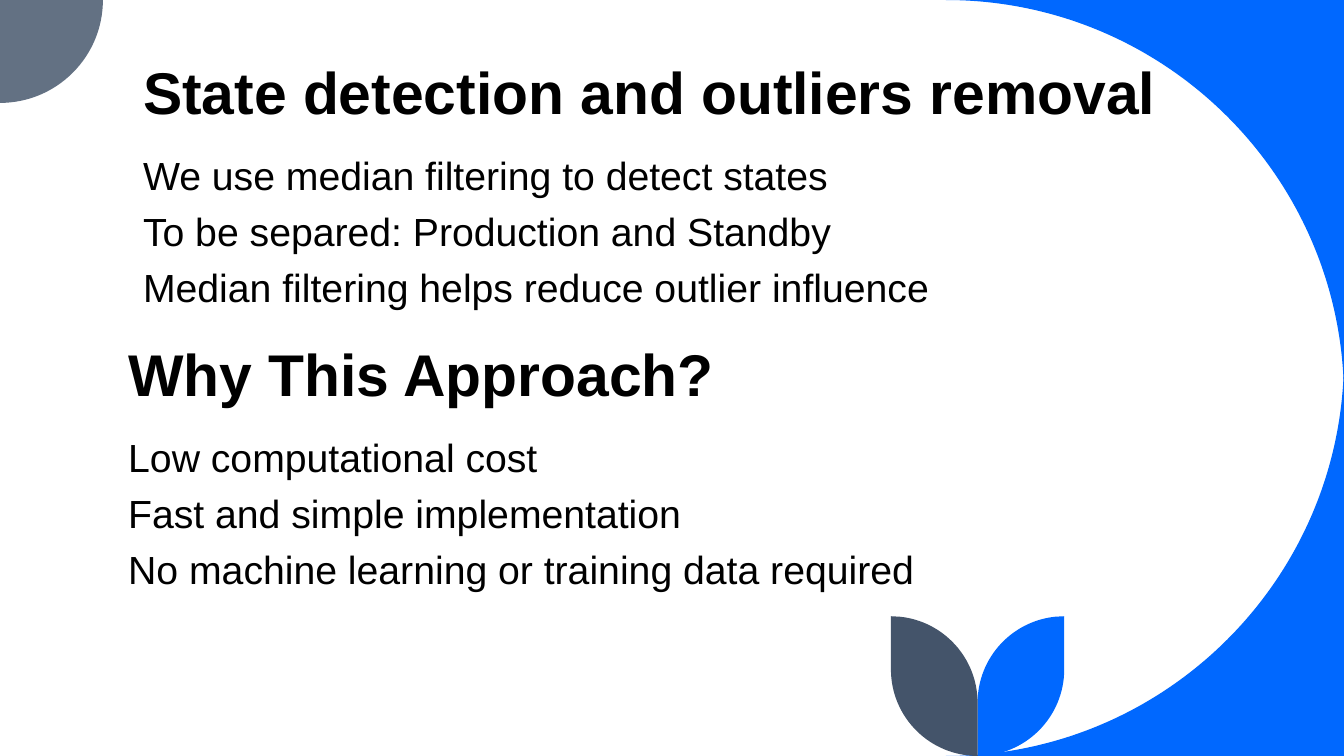
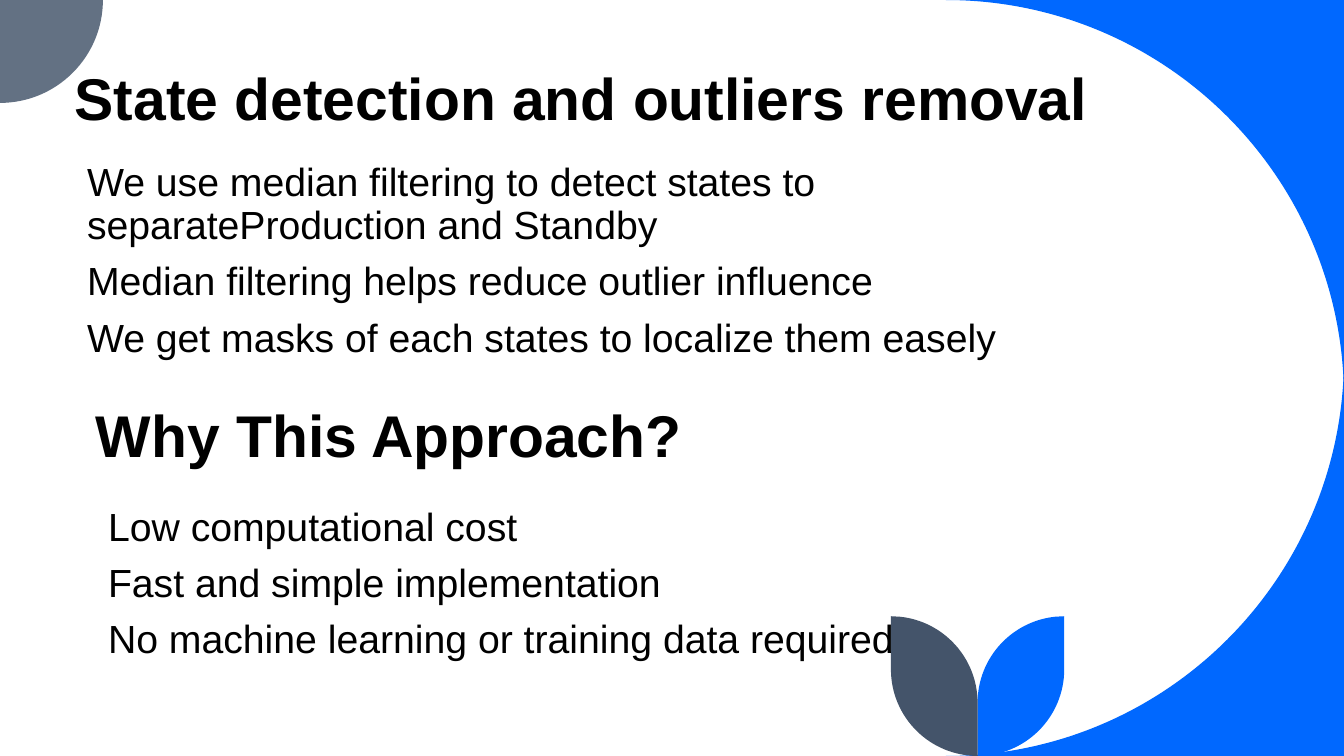
Before and after one commit to dylan463/machine_analyzer, a slide deck: slide 3 of A Lightweight Python Package for Industrial Time Series.pptx. Drawn at 1344x756 pixels with LibreOffice and Linux fonts; fonts in the diff are those of the drawing. Boxes give left, top, right and bottom in pixels: in the first picture for what was removed or moved away, otherwise in the second. Text is boxed around its words. In the diff, an @@ line names an element or a change of style, - is before the commit and + after.

Commit message:
presentation

```diff
--- a/A Lightweight Python Package for Industrial Time Series.pptx
+++ b/A Lightweight Python Package for Industrial Time Series.pptx
@@ title "State detection and outliers removal": place and size @@
-title "State detection and outliers removal" at [143,71,1155,115]
+title "State detection and outliers removal" at [75,77,1086,121]
@@ text "We use median filtering to ...": place and size @@
-text "We use median filtering to ..." at [143,161,929,310]
+text "We use median filtering to ..." at [87,167,996,360]
@@ text at [87,167,816,247]: text changed @@
-We use median filtering to detect states
-To be separed: Production and Standby
+We use median filtering to detect states to separateProduction and Standby
@@ text "Why This Approach?": place and size @@
-text "Why This Approach?" at [128,353,713,407]
+text "Why This Approach?" at [96,414,681,469]
@@ text at [87,323,996,360]: paragraph added @@
+We get masks of each states to localize them easely
@@ text "Low computational cost": place and size @@
-text "Low computational cost" at [128,443,914,592]
+text "Low computational cost" at [108,512,894,661]
```
Also in this commit, not shown: 5 other slides changed, 3 slides added, 4 other files.
